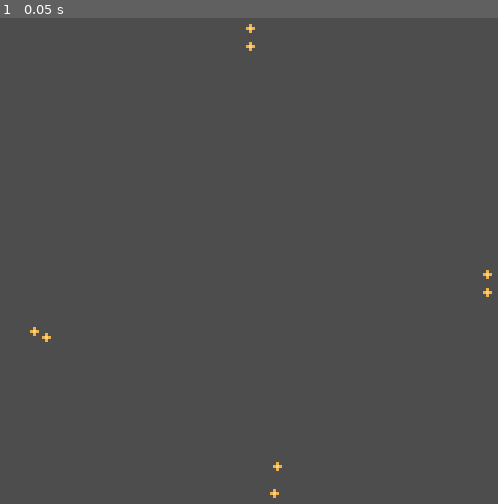
Above: before the commit, frame 1.
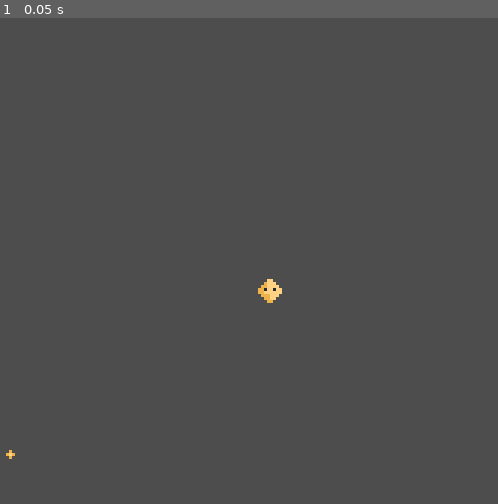
Above: after the commit, the same moment.

Repository: sym-z/melon-jam-24
Game: Godot game, scene res://scenes/main_menu.tscn
Two runs of this game, one before a commit and one after it. Both use one fixed random seed, a clock stepped at 60 frames per second and the inputs below.
Inputs:
- Up to frame 1 (0.05 s): no input

The runs differ from the first frame. In frame 1, 0.3% of the frame differs, in the area x 1-99%, y 1-99%.

Commit message:
words grow with difficulty, game gets harder over time

Diff:
--- a/melon-jam/scenes/mass.tscn
+++ b/melon-jam/scenes/mass.tscn
@@ -1,21 +1,42 @@
-[gd_scene load_steps=4 format=3 uid="uid://b45b1fvtil08l"]
+[gd_scene load_steps=9 format=3 uid="uid://b45b1fvtil08l"]
 
 [ext_resource type="Script" path="res://scripts/mass.gd" id="1_35tdq"]
 [ext_resource type="Texture2D" uid="uid://ddsotgx3i26kn" path="res://sprites/stardust.png" id="2_vbvr8"]
+[ext_resource type="Texture2D" uid="uid://imeme21oiue5" path="res://sprites/asteroid.png" id="3_2q6vh"]
+[ext_resource type="Texture2D" uid="uid://brew2swdmbtc0" path="res://sprites/moon.png" id="4_38aa7"]
+[ext_resource type="Texture2D" uid="uid://dwmqawwhmpeeq" path="res://sprites/pluto.png" id="5_rindv"]
+[ext_resource type="Texture2D" uid="uid://vvo4f48xjpnq" path="res://sprites/mercury.png" id="6_jtapb"]
+[ext_resource type="Texture2D" uid="uid://cuf8yjaipa7pv" path="res://sprites/mars.png" id="7_pnpt6"]
 
 [sub_resource type="SpriteFrames" id="SpriteFrames_i6hfm"]
 animations = [{
 "frames": [{
 "duration": 1.0,
 "texture": ExtResource("2_vbvr8")
+}, {
+"duration": 1.0,
+"texture": ExtResource("3_2q6vh")
+}, {
+"duration": 1.0,
+"texture": ExtResource("4_38aa7")
+}, {
+"duration": 1.0,
+"texture": ExtResource("5_rindv")
+}, {
+"duration": 1.0,
+"texture": ExtResource("6_jtapb")
+}, {
+"duration": 1.0,
+"texture": ExtResource("7_pnpt6")
 }],
-"loop": true,
+"loop": false,
 "name": &"default",
-"speed": 5.0
+"speed": 1.0
 }]
 
-[node name="Mass" type="Node2D"]
+[node name="Mass" type="Node2D" node_paths=PackedStringArray("sprite")]
 script = ExtResource("1_35tdq")
+sprite = NodePath("AnimatedSprite2D")
 
 [node name="AnimatedSprite2D" type="AnimatedSprite2D" parent="."]
 sprite_frames = SubResource("SpriteFrames_i6hfm")
--- a/melon-jam/scenes/player.tscn
+++ b/melon-jam/scenes/player.tscn
@@ -1,19 +1,43 @@
-[gd_scene load_steps=3 format=3 uid="uid://do4ad7d6xmg37"]
+[gd_scene load_steps=9 format=3 uid="uid://do4ad7d6xmg37"]
 
-[ext_resource type="Texture2D" uid="uid://cjq0xo3lvoaoy" path="res://sprites/player.png" id="1_rtr8f"]
+[ext_resource type="Script" path="res://scripts/player.gd" id="1_r5oyr"]
+[ext_resource type="Texture2D" uid="uid://ddsotgx3i26kn" path="res://sprites/stardust.png" id="1_thhjq"]
+[ext_resource type="Texture2D" uid="uid://imeme21oiue5" path="res://sprites/asteroid.png" id="2_lipo3"]
+[ext_resource type="Texture2D" uid="uid://brew2swdmbtc0" path="res://sprites/moon.png" id="3_jx7ux"]
+[ext_resource type="Texture2D" uid="uid://dwmqawwhmpeeq" path="res://sprites/pluto.png" id="5_hwauj"]
+[ext_resource type="Texture2D" uid="uid://vvo4f48xjpnq" path="res://sprites/mercury.png" id="6_euky4"]
+[ext_resource type="Texture2D" uid="uid://cuf8yjaipa7pv" path="res://sprites/mars.png" id="7_wj7y4"]
 
 [sub_resource type="SpriteFrames" id="SpriteFrames_aqjtg"]
 animations = [{
 "frames": [{
 "duration": 1.0,
-"texture": ExtResource("1_rtr8f")
+"texture": ExtResource("1_thhjq")
+}, {
+"duration": 1.0,
+"texture": ExtResource("2_lipo3")
+}, {
+"duration": 1.0,
+"texture": ExtResource("3_jx7ux")
+}, {
+"duration": 1.0,
+"texture": ExtResource("5_hwauj")
+}, {
+"duration": 1.0,
+"texture": ExtResource("6_euky4")
+}, {
+"duration": 1.0,
+"texture": ExtResource("7_wj7y4")
 }],
-"loop": true,
+"loop": false,
 "name": &"default",
 "speed": 5.0
 }]
 
-[node name="Player" type="Node2D"]
+[node name="Player" type="Node2D" node_paths=PackedStringArray("sprite")]
+script = ExtResource("1_r5oyr")
+sprite = NodePath("AnimatedSprite2D")
 
 [node name="AnimatedSprite2D" type="AnimatedSprite2D" parent="."]
 sprite_frames = SubResource("SpriteFrames_aqjtg")
+frame = 1
--- a/melon-jam/scenes/typing.tscn
+++ b/melon-jam/scenes/typing.tscn
@@ -1,23 +1,25 @@
-[gd_scene load_steps=8 format=3 uid="uid://d26xtoi1mi5r7"]
+[gd_scene load_steps=9 format=3 uid="uid://d26xtoi1mi5r7"]
 
 [ext_resource type="Script" path="res://scripts/typing.gd" id="1_7fg4x"]
 [ext_resource type="Texture2D" uid="uid://cjq0xo3lvoaoy" path="res://sprites/player.png" id="2_dlvbi"]
 [ext_resource type="Texture2D" uid="uid://bcwpaye4dm5xk" path="res://sprites/letter.png" id="3_gg5f7"]
+[ext_resource type="PackedScene" uid="uid://do4ad7d6xmg37" path="res://scenes/player.tscn" id="4_mwn3l"]
 
 [sub_resource type="RectangleShape2D" id="RectangleShape2D_yfhig"]
-size = Vector2(12, 34.25)
+size = Vector2(65, 122)
 
 [sub_resource type="RectangleShape2D" id="RectangleShape2D_mopq7"]
-size = Vector2(29, 11)
+size = Vector2(228, 42)
 
 [sub_resource type="RectangleShape2D" id="RectangleShape2D_u46e7"]
-size = Vector2(11.5, 14)
+size = Vector2(68, 118)
 
 [sub_resource type="RectangleShape2D" id="RectangleShape2D_8ea6j"]
-size = Vector2(14.875, 11.625)
+size = Vector2(229, 46)
 
-[node name="Typing" type="Node2D" node_paths=PackedStringArray("massParent", "westSpawnZone", "northSpawnZone", "eastSpawnZone", "southSpawnZone")]
+[node name="Typing" type="Node2D" node_paths=PackedStringArray("player", "massParent", "westSpawnZone", "northSpawnZone", "eastSpawnZone", "southSpawnZone")]
 script = ExtResource("1_7fg4x")
+player = NodePath("Player")
 massParent = NodePath("Mass Parent")
 westSpawnZone = NodePath("West/West Spawn Zone")
 northSpawnZone = NodePath("North/North Spawn Zone")
@@ -37,26 +39,29 @@
 
 [node name="Mass Parent" type="Node2D" parent="."]
 
+[node name="Player" parent="." instance=ExtResource("4_mwn3l")]
+position = Vector2(128, 120)
+
 [node name="West" type="Area2D" parent="."]
 
 [node name="West Spawn Zone" type="CollisionShape2D" parent="West"]
-position = Vector2(48, 110)
+position = Vector2(49.5, 116)
 shape = SubResource("RectangleShape2D_yfhig")
 
 [node name="North" type="Area2D" parent="."]
 
 [node name="North Spawn Zone" type="CollisionShape2D" parent="North"]
-position = Vector2(117, 28)
+position = Vector2(130, 29)
 shape = SubResource("RectangleShape2D_mopq7")
 
 [node name="East" type="Area2D" parent="."]
 
 [node name="East Spawn Zone" type="CollisionShape2D" parent="East"]
-position = Vector2(190, 111)
+position = Vector2(206, 115)
 shape = SubResource("RectangleShape2D_u46e7")
 
 [node name="South" type="Area2D" parent="."]
 
 [node name="South Spawn Zone" type="CollisionShape2D" parent="South"]
-position = Vector2(126, 176)
+position = Vector2(128.5, 208)
 shape = SubResource("RectangleShape2D_8ea6j")
--- a/melon-jam/scripts/mass.gd
+++ b/melon-jam/scripts/mass.gd
@@ -1,5 +1,6 @@
 extends Node2D
 
+@export var sprite : AnimatedSprite2D
 ## Where the letter is displayed, determined at runtime
 var startLoc : Vector2
 
--- /dev/null
+++ b/melon-jam/scripts/player.gd
@@ -0,0 +1,11 @@
+extends Node2D
+
+@export var sprite : AnimatedSprite2D
+# Called when the node enters the scene tree for the first time.
+func _ready():
+	pass # Replace with function body.
+
+
+# Called every frame. 'delta' is the elapsed time since the previous frame.
+func _process(delta):
+	pass
--- a/melon-jam/scripts/typing.gd
+++ b/melon-jam/scripts/typing.gd
@@ -1,4 +1,6 @@
 extends Node2D
+
+@export var player : Node2D
 
 ## Holds all the instances of masses
 @export var massParent : Node2D
@@ -14,25 +16,38 @@
 
 var currentLetter = 0
 var currentWord = ""
+var currLevel = 1
 enum SPAWN{WEST,NORTH,EAST,SOUTH}
 var currentSpawn : CollisionShape2D
 var currentSpawnIndex = SPAWN.WEST
 
+var wordsPerGrow : int = 3
+var wordNum : int = 0
 func _ready() -> void:
 	WordBank.loadFromFile(WordBank.textFile)
 	currentSpawn = westSpawnZone
 	newWord()
 
 func newWord():
+	wordNum+=1
+	if wordNum > wordsPerGrow:
+		currLevel += 1
 	currentLetter = 0
 	currentWord = getRandomWord()
 	makeMassesFromWord(currentWord)
+	# Transform if the player has made enough words
+	if wordNum > wordsPerGrow:
+		wordNum=1
+		player.sprite.frame = currLevel
+		var childrenMasses = massParent.get_children()
+
+
 	print(currentWord)
 func makeMassesFromWord(word :String):
 	for letter in word:
 		var box = currentSpawn.shape.get_rect()
-		var startBox : Vector2 = currentSpawn.global_position
-		var endBox : Vector2 = currentSpawn.global_position + currentSpawn.shape.size
+		var startBox : Vector2 = currentSpawn.global_position - currentSpawn.shape.size/2
+		var endBox : Vector2 = currentSpawn.global_position + currentSpawn.shape.size /2
 		var yVal = randi_range(startBox.y,endBox.y)
 		var xVal = randi_range(startBox.x,endBox.x)
 		var inst = massScene.instantiate();
@@ -59,7 +74,7 @@
 	# Get random word length
 	var length = randi_range(1, WordBank.LEVELS)
 	# Grab list of words of that length
-	var wordSet = WordBank.bank[length]
+	var wordSet = WordBank.bank[currLevel]
 	# Choose a random word from that list
 	var index = randi_range(0,wordSet.size()-1)
 	return wordSet[index]
@@ -75,5 +90,7 @@
 					print("DONE!!")
 					massParent.remove_child(massParent.get_child(0))
 					newWord()
+					for mass in massParent.get_children():
+						mass.sprite.frame = currLevel - 1
 			else:
 				print("FALSE")
--- a/melon-jam/scripts/word_bank.gd
+++ b/melon-jam/scripts/word_bank.gd
@@ -26,4 +26,4 @@
 				bank[LEVELS].append(word.to_upper())
 			else:
 				bank[word.length()].append(word.to_upper())
-	print(bank)
+	#print(bank)
Not shown, added: melon-jam/sprites/mars.png.import
Not shown, added: melon-jam/sprites/mercury.png.import
Not shown, added: melon-jam/sprites/pluto.png.import
Not shown, changed: melon-jam/text/wb.txt
